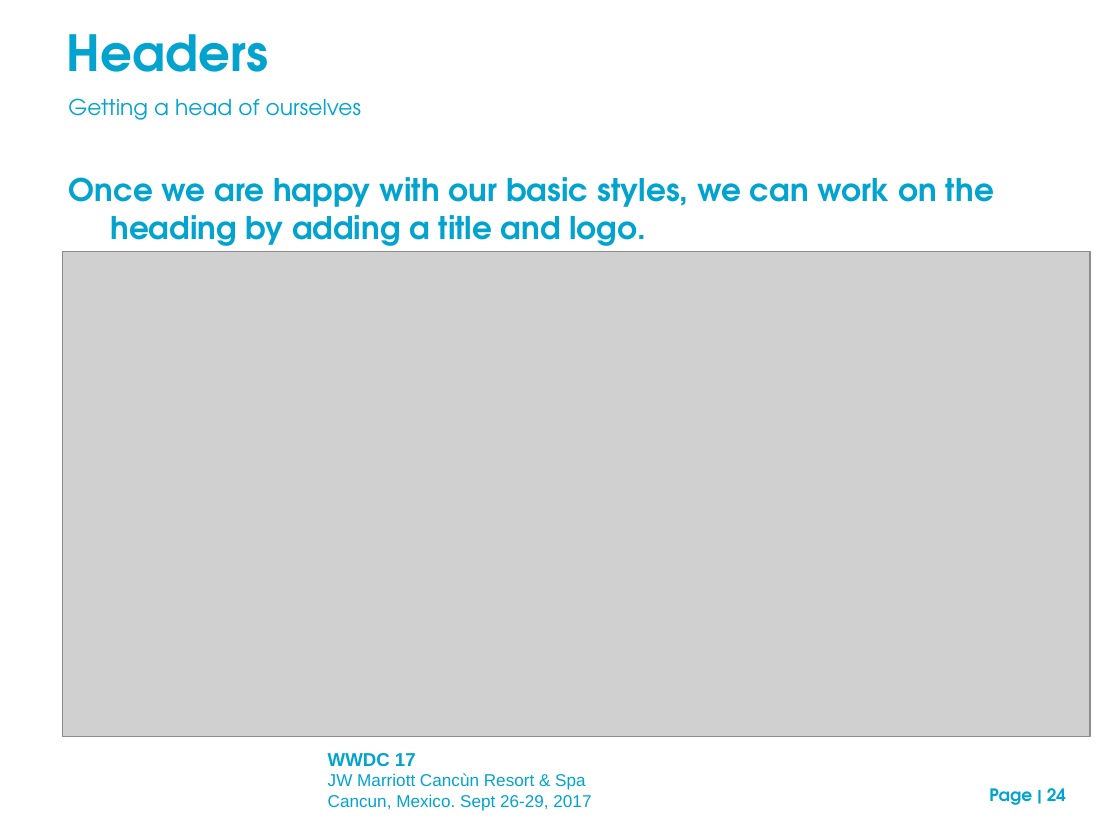
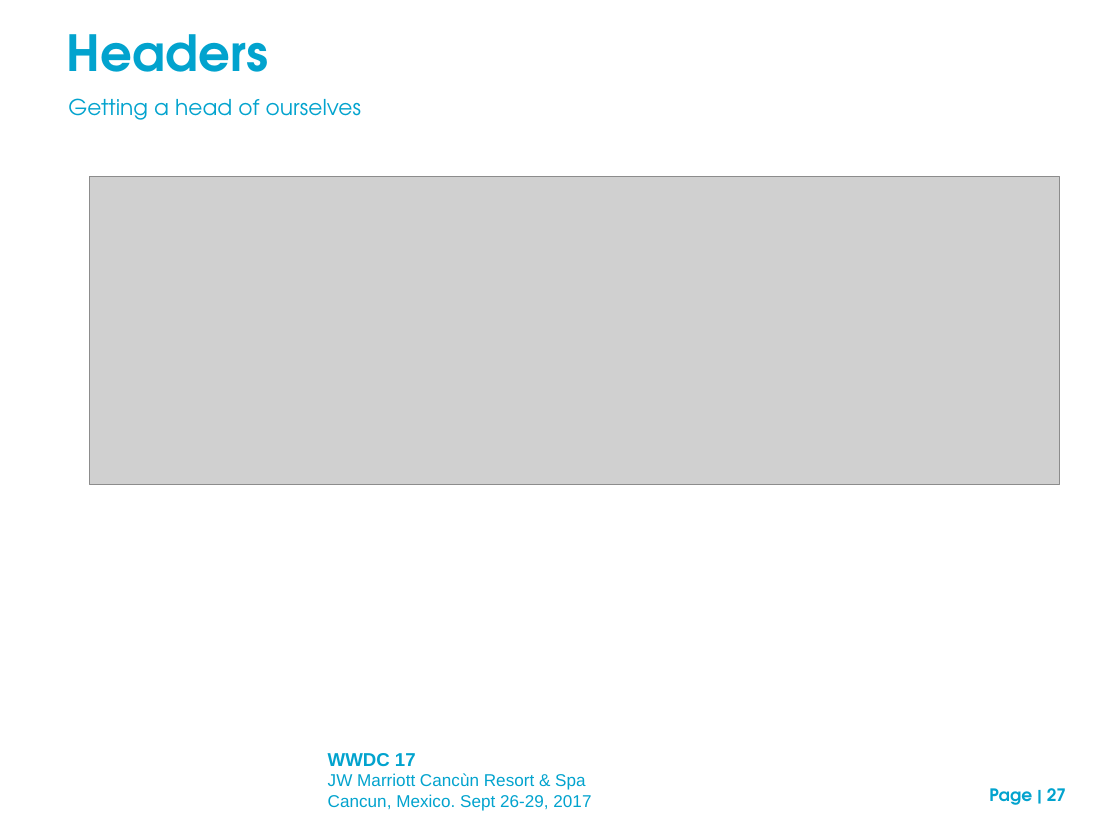
Before and after one commit to neilm-fourjs/njms_demos310, a slide deck: slide 27 of gbc/presentation/GBC_customization_draft.ppt (slide 24 before the commit). Drawn at 1120x840 pixels with LibreOffice and Linux fonts; fonts in the diff are those of the drawing; grey boxes stand for pictures; background and template pictures are left out. Boxes give left, top, right and bottom in pixels: in the first picture for what was removed or moved away, otherwise in the second. Text is boxed around its words. In the diff, an @@ line names an element or a change of style, - is before the commit and + after.

```diff
--- a/gbc/presentation/GBC_customization_draft.ppt
+++ b/gbc/presentation/GBC_customization_draft.ppt
@@ text removed at [69, 177, 994, 252] @@
-Once we are happy with our basic styles, we can work on the heading by adding a title and logo.
@@ picture: place and size @@
-picture at [63, 252, 1090, 737]
+picture at [90, 176, 1060, 484]
@@ rectangle added at [401, 473, 665, 507], fill #FFFFFF @@
@@ page number at [989, 788, 1066, 805]: text changed @@
-Page | 24
+Page | 27
```
Also in this commit, not shown: 17 other slides changed, 7 slides added, 1 slide removed, 1 other file.
